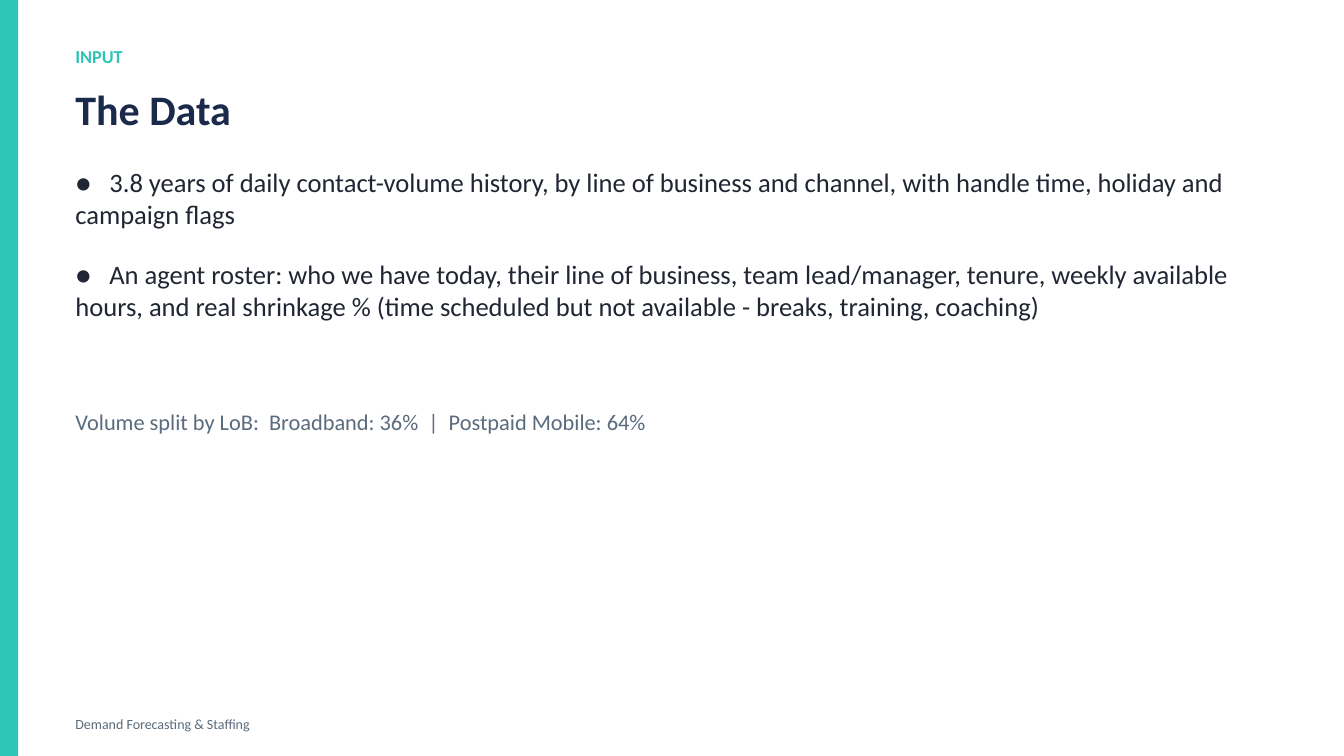
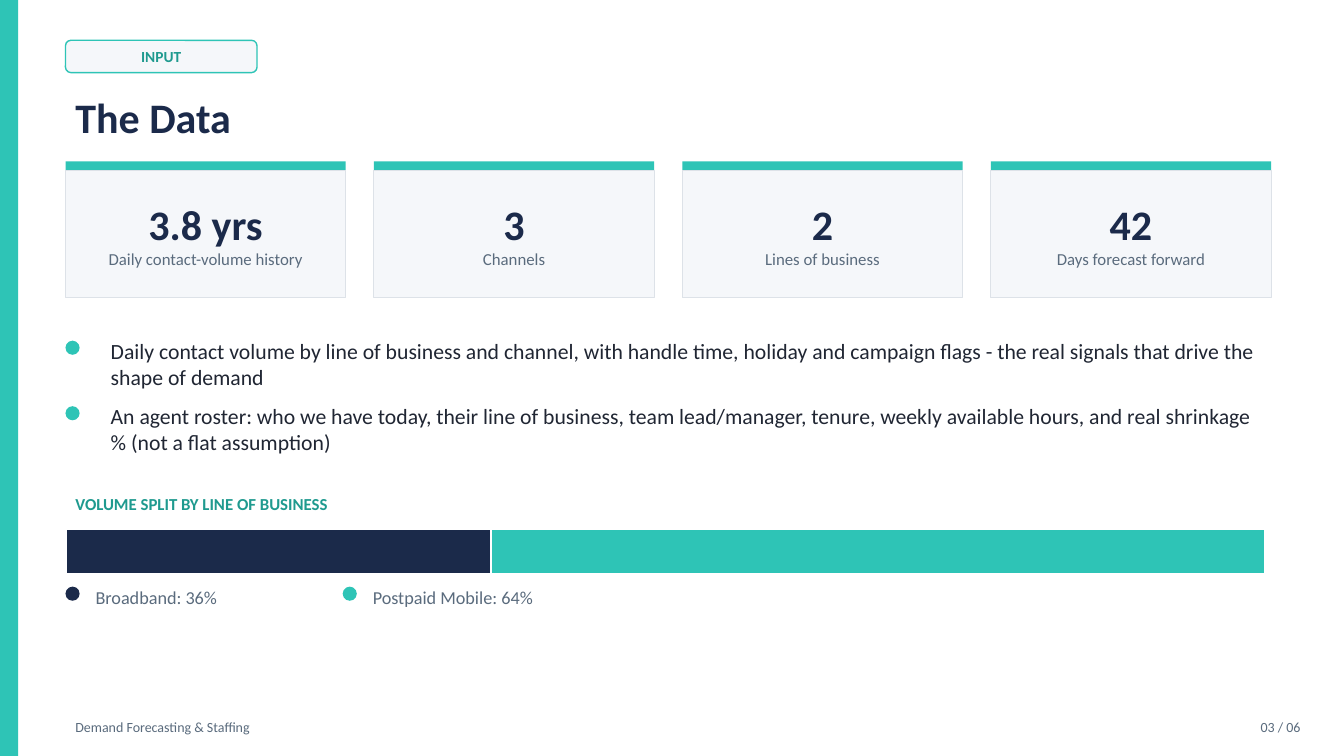
Before and after one commit to rameshpennam/ds-use-cases, a slide deck: slide 3 of usecase2_demand_forecasting/final_output/usecase2_forecast_summary.pptx. Drawn at 1344x756 pixels with LibreOffice and Linux fonts; fonts in the diff are those of the drawing. Boxes give left, top, right and bottom in pixels: in the first picture for what was removed or moved away, otherwise in the second. Text is boxed around its words. In the diff, an @@ line names an element or a change of style, - is before the commit and + after.

```diff
--- a/usecase2_demand_forecasting/final_output/usecase2_forecast_summary.pptx
+++ b/usecase2_demand_forecasting/final_output/usecase2_forecast_summary.pptx
@@ rounded rectangle "INPUT": place and size @@
-rounded rectangle "INPUT" at bbox=[75, 51, 122, 63]
+rounded rectangle "INPUT" at bbox=[66, 40, 257, 73]
@@ rounded rectangle "INPUT" at bbox=[66, 40, 257, 73]: size 13 to 11 pt, text colour #2EC4B6 to #1F9A8F; alignment left to centre; vertical alignment top to middle; fill none to #F5F7FA; outline none to #2EC4B6 1 pt @@
@@ text "The Data": place and size @@
-text "The Data" at bbox=[75, 95, 231, 126]
+text "The Data" at bbox=[75, 103, 231, 134]
@@ rectangle added at bbox=[66, 161, 346, 170], fill #2EC4B6 @@
@@ rectangle added at bbox=[66, 170, 346, 297], fill #F5F7FA, outline #DDE2E8 0.75 pt, 12 pt, text #5A6B7D @@
+3.8 yrs
+Daily contact-volume history
@@ rectangle added at bbox=[374, 161, 654, 170], fill #2EC4B6 @@
@@ rectangle added at bbox=[374, 170, 654, 297], fill #F5F7FA, outline #DDE2E8 0.75 pt, 12 pt, text #5A6B7D @@
+3
+Channels
@@ rectangle added at bbox=[683, 161, 963, 170], fill #2EC4B6 @@
@@ rectangle added at bbox=[683, 170, 963, 297], fill #F5F7FA, outline #DDE2E8 0.75 pt, 12 pt, text #5A6B7D @@
+2
+Lines of business
@@ rectangle added at bbox=[991, 161, 1271, 170], fill #2EC4B6 @@
@@ rectangle added at bbox=[991, 170, 1271, 297], fill #F5F7FA, outline #DDE2E8 0.75 pt, 12 pt, text #5A6B7D @@
+42
+Days forecast forward
@@ ellipse added at bbox=[66, 341, 80, 355], fill #2EC4B6 @@
@@ text added at bbox=[111, 344, 1253, 389], 15.5 pt, text #202633 @@
+Daily contact volume by line of business and channel, with handle time, holiday and campaign flags - the real signals that drive the shape of demand
@@ ellipse added at bbox=[66, 406, 80, 420], fill #2EC4B6 @@
@@ text removed at bbox=[75, 414, 646, 434] @@
-Volume split by LoB: Broadband: 36% | Postpaid Mobile: 64%
@@ text at bbox=[111, 409, 1250, 454]: text changed; size 19 to 15.5 pt @@
-● 3.8 years of daily contact-volume history, by line of business and channel, with handle time, holiday and campaign flags
-● An agent roster: who we have today, their line of business, team lead/manager, tenure, weekly available hours, and real shrinkage % (time scheduled but not available - breaks, training, coaching)
+An agent roster: who we have today, their line of business, team lead/manager, tenure, weekly available hours, and real shrinkage % (not a flat assumption)
@@ text added at bbox=[75, 499, 328, 510], 12 pt, text #1F9A8F, bold @@
+VOLUME SPLIT BY LINE OF BUSINESS
@@ rectangle added at bbox=[66, 529, 491, 575], fill #1B2A4A, outline #FFFFFF 1.5 pt @@
@@ rectangle added at bbox=[491, 529, 1265, 575], fill #2EC4B6, outline #FFFFFF 1.5 pt @@
@@ ellipse added at bbox=[66, 587, 80, 601], fill #1B2A4A @@
@@ text added at bbox=[96, 591, 217, 604], 13 pt, text #5A6B7D @@
+Broadband: 36%
@@ ellipse added at bbox=[343, 587, 357, 601], fill #2EC4B6 @@
@@ text added at bbox=[373, 591, 532, 607], 13 pt, text #5A6B7D @@
+Postpaid Mobile: 64%
@@ text added at bbox=[1261, 722, 1300, 732], 10 pt, text #5A6B7D @@
+03 / 06
```
Also in this commit, not shown: 5 other slides changed, 19 other files.
